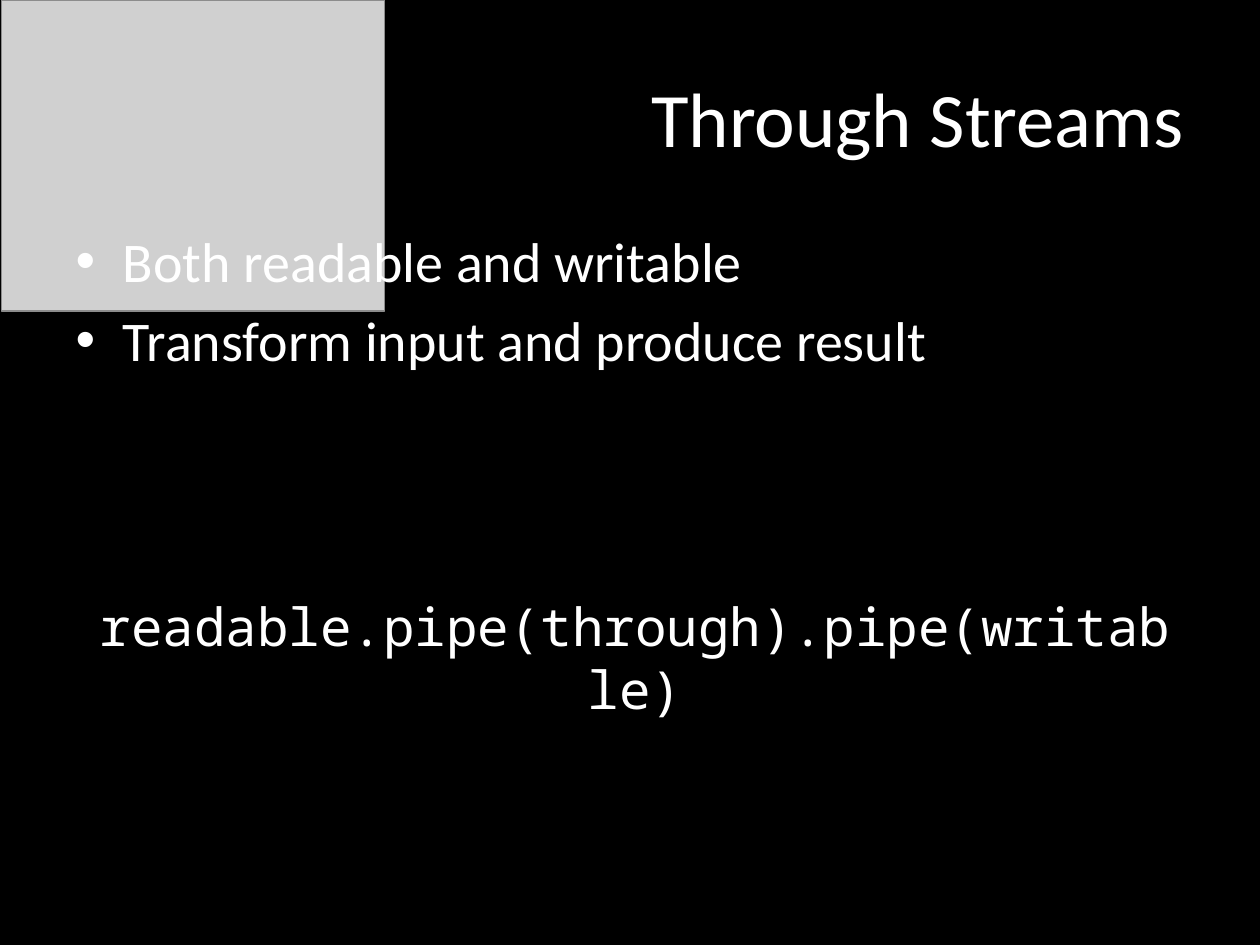
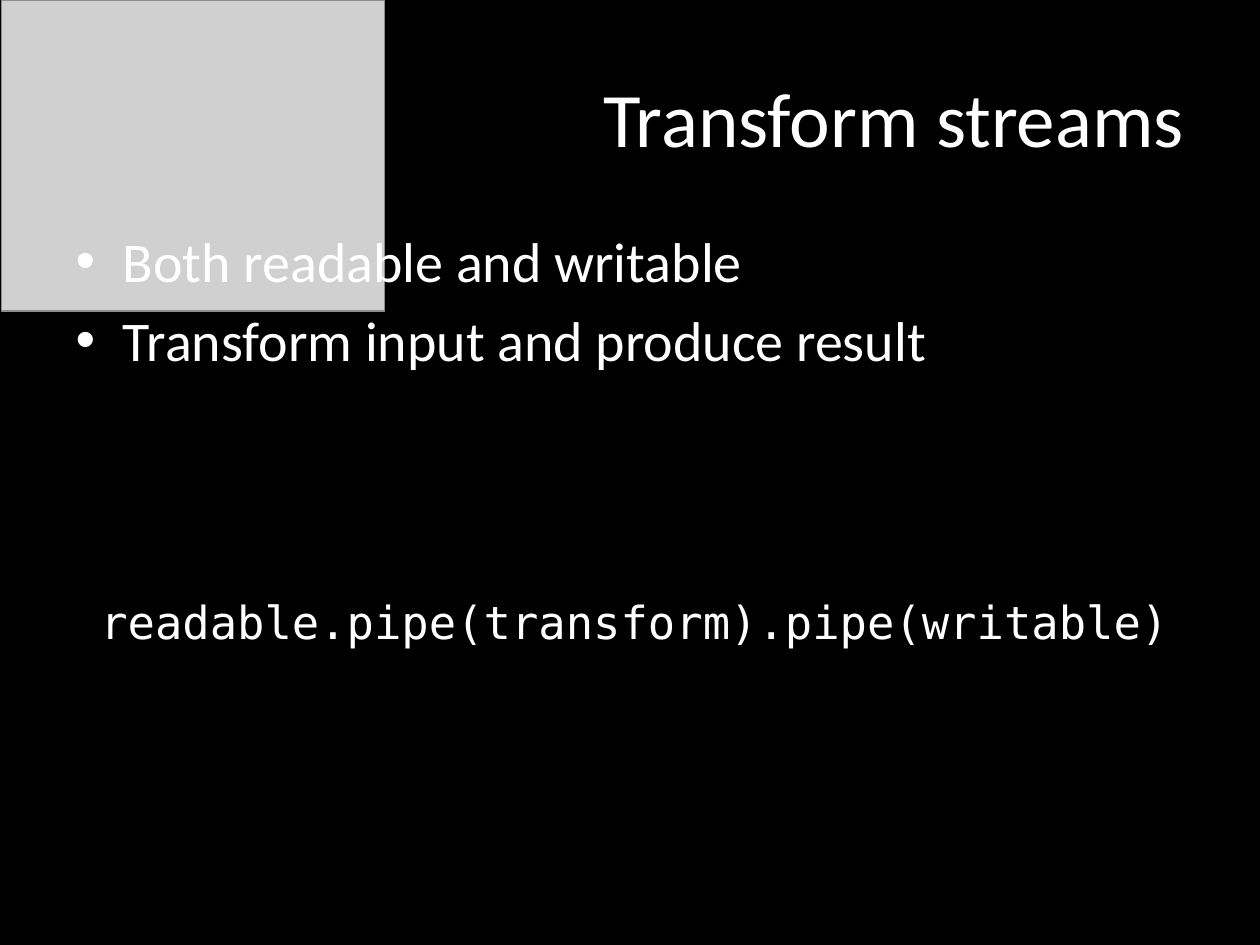
Before and after one commit to mattpodwysocki/SDC2013, a slide deck: slide 21 of SDC2013.pptx (slide 17 before the commit). Drawn at 1260x945 pixels with LibreOffice and Linux fonts; fonts in the diff are those of the drawing; grey boxes stand for pictures. Boxes give left, top, right and bottom in pixels: in the first picture for what was removed or moved away, otherwise in the second. Text is boxed around its words. In the diff, an @@ line names an element or a change of style, - is before the commit and + after.

```diff
--- a/SDC2013.pptx
+++ b/SDC2013.pptx
@@ title at (603,94,1184,148): text changed @@
-Through Streams
+Transform streams
@@ text at (100,604,1168,649): text changed; size 30 to 26 pt; font Noto Sans Mono to DejaVu Sans Mono @@
-readable.pipe(through).pipe(writable)
+readable.pipe(transform).pipe(writable)
```
Also in this commit, not shown: 17 other slides changed, 7 slides added, 3 other files.
